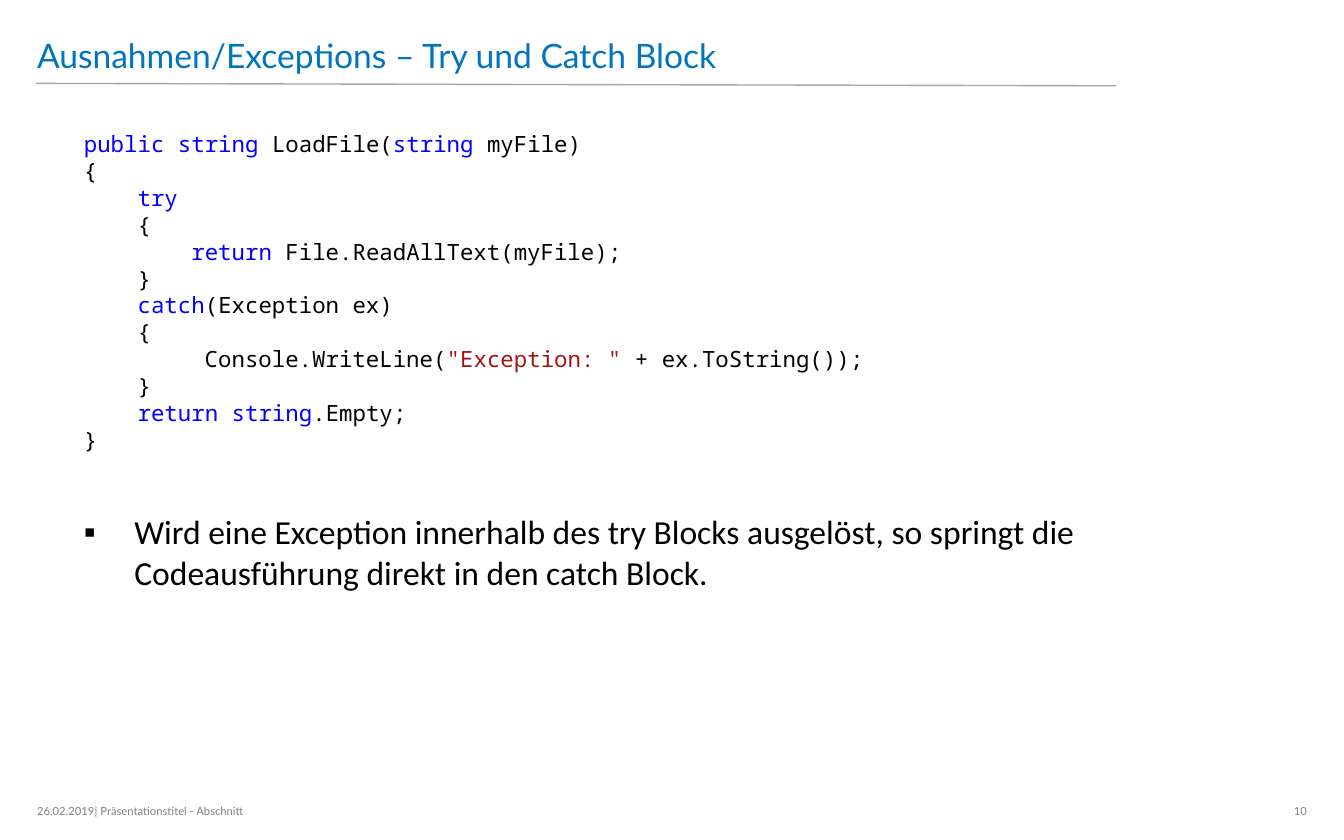
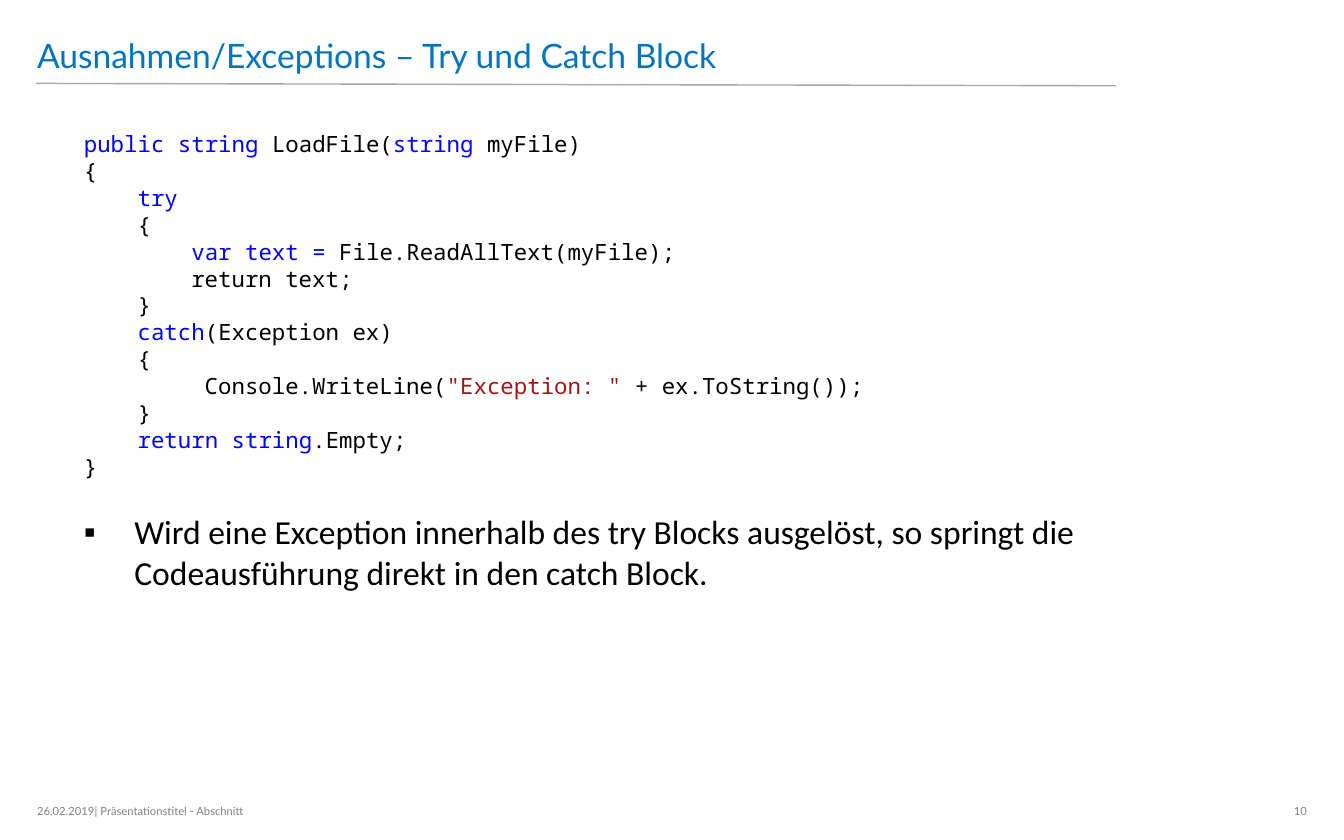
Before and after one commit to dacasi/Ausbildung, a slide deck: slide 10 of Fehlerbehandung und Debugging.pptx. Drawn at 1344x840 pixels with LibreOffice and Linux fonts; fonts in the diff are those of the drawing; background and template pictures are left out. Boxes give left, top, right and bottom in pixels: in the first picture for what was removed or moved away, otherwise in the second. Text is boxed around its words. In the diff, an @@ line names an element or a change of style, - is before the commit and + after.

```diff
--- a/Fehlerbehandung und Debugging.pptx
+++ b/Fehlerbehandung und Debugging.pptx
@@ text at box(191, 243, 675, 290): text changed @@
-return File.ReadAllText(myFile);
+var text = File.ReadAllText(myFile);
+return text;
```
Also in this commit, not shown: 8 other slides changed, 2 other files.
